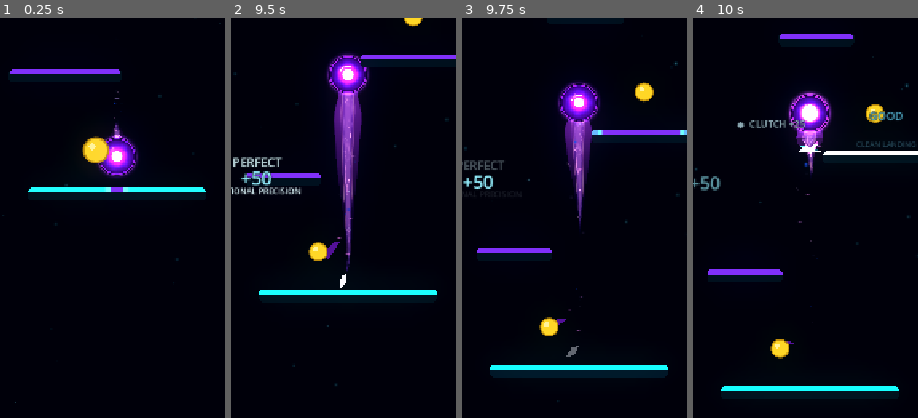
Above: before the commit, frames 1-4 (left to right).
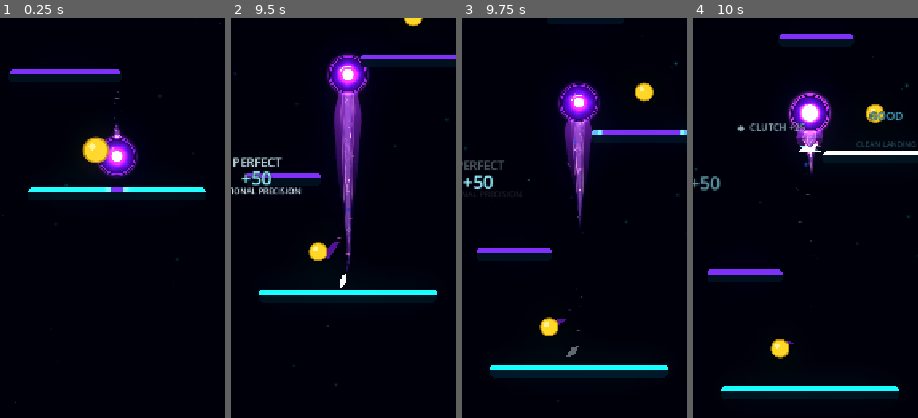
Above: after the commit, the same moments.

Repository: Kryodo/TowerJump
Game: Godot game, scene res://scenes/main.tscn
Two runs of this game, one before a commit and one after it. Both use one fixed random seed, a clock stepped at 60 frames per second and the inputs below.
Inputs (mouse positions are % of the whole screen's width and height, from its top left):
- Up to frame 1 (0.25 s): no input
- Up to frame 2 (9.5 s): move the mouse to (72, 45) at 0.52 s; hold Right (ui_right) 0.53-1.25 s; click (72, 45) at 0.67 s; drag from (30, 55) to (47, 31) at 1.27 s; click "Nochmal spielen" at 2 s; move the mouse to (60, 28) at 2.77 s; hold Right (ui_right) 2.78-3.5 s; click (60, 28) at 2.92 s; drag from (45, 70) to (29, 31) at 3.52 s; move the mouse to (80, 65) at 4.27 s; hold Left (ui_left) 4.28-5 s; click (80, 65) at 4.42 s; click "Nochmal spielen" at 5 s; drag from (20, 35) to (35, 25) at 5.77 s; move the mouse to (55, 50) at 6.52 s; hold Left (ui_left) 6.53-7.25 s; click (55, 50) at 6.67 s; drag from (35, 25) to (30, 55) at 7.27 s; move the mouse to (72, 45) at 8.02 s; hold Right (ui_right) 8.03-8.75 s; click (72, 45) at 8.17 s; click "Nochmal spielen" at 8.75 s
- Up to frame 3 (9.75 s): drag from (30, 55) to (65, 35) at 9.52 s
- Up to frame 4 (10 s): no input
The pictures show only the part of the screen within x 24-74%, y 36-86%; the shares and areas given below are measured in that part.

Frames 1-3 are identical in both runs. In frame 4, 0.5% of the frame differs, in the area x 19-50%, y 25-29%.

Commit message:
Add Combo and Streak visual escalation

Diff:
--- a/scripts/landing/landing_feedback_presenter.gd
+++ b/scripts/landing/landing_feedback_presenter.gd
@@ -16,11 +16,11 @@
 @export var orb_visual_path: NodePath = NodePath("../Ball/Visual")
 
 const REWARD_SIZE := Vector2(160.0, 66.0)
-const STATUS_SIZE := Vector2(150.0, 42.0)
+const STATUS_SIZE := Vector2(184.0, 52.0)
 const CLUTCH_SIZE := Vector2(144.0, 30.0)
 
 const GOOD_COLOR := Color(0.40, 0.86, 1.0, 1.0)
-const EPIC_COLOR := Color(0.72, 0.44, 1.0, 1.0)
+const EPIC_COLOR := Color(1.0, 0.16, 0.92, 1.0)
 const PERFECT_COLOR := Color(0.86, 0.98, 1.0, 1.0)
 const STREAK_COLOR := Color(1.0, 0.73, 0.30, 1.0)
 const SCORE_COLOR := Color(0.58, 0.94, 1.0, 1.0)
@@ -51,6 +51,9 @@
 var _status_screen_velocity: Vector2 = Vector2.ZERO
 var _orb_core_blend: float = 0.0
 var _orb_core_blend_target: float = 0.0
+var _orb_core_activation_flash: float = 0.0
+var _combo_visual_tier: int = -1
+var _streak_visual_tier: int = -1
 
 
 func _ready() -> void:
@@ -87,21 +90,20 @@
 	add_child(_status_root)
 
 	_combo_label = _make_label(
-		"ComboStatusLabel", Vector2(STATUS_SIZE.x, 20.0), 13, EPIC_COLOR, 4
-	)
-	_combo_label.position = Vector2(0.0, 12.0)
+		"ComboStatusLabel", Vector2(STATUS_SIZE.x, 24.0), 15, EPIC_COLOR, 4
+	)
+	_combo_label.position = Vector2(0.0, 13.0)
 	_combo_label.horizontal_alignment = HORIZONTAL_ALIGNMENT_CENTER
 	_combo_label.visible = false
 	_status_root.add_child(_combo_label)
 
 	_streak_label = _make_label(
-		"StreakStatusLabel", Vector2(STATUS_SIZE.x, 20.0), 13, STREAK_COLOR, 4
+		"StreakStatusLabel", Vector2(STATUS_SIZE.x, 24.0), 15, STREAK_COLOR, 4
 	)
 	_streak_label.position = Vector2.ZERO
 	_streak_label.horizontal_alignment = HORIZONTAL_ALIGNMENT_CENTER
 	_streak_label.visible = false
 	_status_root.add_child(_streak_label)
-
 
 func _make_label(
 	label_name: String,
@@ -357,7 +359,7 @@
 	var requested_x: float = outside_x if outside_fits else inside_x
 	var requested_y: float = edge_screen.y - _get_ball_radius() - CLUTCH_SIZE.y + 8.0
 	if reward_side != 0 and reward_side == int(landing_side):
-		requested_y = edge_screen.y + 5.0
+		requested_y = edge_screen.y + 12.0
 
 	var start := _fit_local_position(
 		Vector2(requested_x, requested_y),
@@ -371,9 +373,9 @@
 		17,
 		CLUTCH_SIZE,
 		start,
-		0.66,
+		0.74,
 		clutch_drift_direction * 22.0,
-		-12.0,
+		28.0,
 		0.008,
 		38,
 		0.0
@@ -522,12 +524,18 @@
 	var previous_chain_count: int = int(_last_state.get("chain_count", 0))
 	var previous_combo_active: bool = bool(_last_state.get("combo_active", false))
 	var previous_streak_active: bool = bool(_last_state.get("streak_active", false))
+	var previous_combo_tier: int = _combo_visual_tier
+	var previous_streak_tier: int = _streak_visual_tier
 	_last_state = state.duplicate(true)
 
 	var chain_count: int = int(state.get("chain_count", 0))
 	var quality: String = str(state.get("quality", "GOOD"))
 	var combo_active: bool = bool(state.get("combo_active", false))
 	var streak_active: bool = bool(state.get("streak_active", false))
+	var combo_just_activated: bool = combo_active and not previous_combo_active
+	var streak_just_activated: bool = streak_active and not previous_streak_active
+	if combo_just_activated:
+		_orb_core_activation_flash = 1.0
 	_update_orb_chain_feedback(chain_count, quality, combo_active)
 
 	if chain_count <= 0 or (not combo_active and not streak_active):
@@ -537,6 +545,8 @@
 		_status_root.modulate.a = 1.0
 		_status_position_initialized = false
 		_status_screen_velocity = Vector2.ZERO
+		_combo_visual_tier = -1
+		_streak_visual_tier = -1
 		return
 
 	var multiplier: float = float(state.get("multiplier", 1.0))
@@ -550,36 +560,161 @@
 		_last_ball_screen_position = _get_ball_screen_position()
 	_status_root.visible = true
 
+	var combo_tier_up: bool = false
+	var streak_tier_up: bool = false
+	var combo_tier: int = -1
+	var streak_tier: int = -1
+	var streak_activation_count: int = int(state.get("streak_activation_landings", 10))
+
 	if combo_active:
-		# Keep the current chain's quality accent for the Combo entry and idle tag.
+		var combo_intensity: float = _get_combo_visual_intensity(multiplier, quality)
+		combo_tier = _get_visual_tier(combo_intensity)
+		combo_tier_up = previous_combo_active and combo_tier > previous_combo_tier
+		_apply_indicator_intensity(_combo_label, combo_intensity)
+		var combo_color: Color = quality_color.lerp(Color.WHITE, combo_intensity * 0.10)
 		_set_indicator(
 			_combo_label,
 			"✦  COMBO  ×%.2f" % multiplier,
-			quality_color,
-			not previous_combo_active
+			combo_color,
+			combo_just_activated
 		)
+		if combo_just_activated:
+			_spawn_indicator_sparks(quality_color, true)
 	else:
 		_hide_indicator(_combo_label)
+		_combo_visual_tier = -1
 
 	if streak_active:
-		# Streak takes the primary line; the Combo multiplier remains below.
+		var streak_intensity: float = _get_streak_visual_intensity(
+			chain_count,
+			streak_activation_count
+		)
+		streak_tier = _get_visual_tier(streak_intensity)
+		streak_tier_up = previous_streak_active and streak_tier > previous_streak_tier
 		_streak_label.position = Vector2(0.0, 0.0)
-		_combo_label.position = Vector2(0.0, 20.0)
+		_combo_label.position = Vector2(0.0, 25.0)
+		_apply_indicator_intensity(_streak_label, streak_intensity)
+		var streak_color: Color = STREAK_COLOR.lerp(Color.WHITE, streak_intensity * 0.08)
 		_set_indicator(
 			_streak_label,
 			"▲  STREAK  %02d" % chain_count,
-			STREAK_COLOR,
-			not previous_streak_active
+			streak_color,
+			streak_just_activated
 		)
+		if streak_just_activated:
+			_spawn_indicator_sparks(STREAK_COLOR, true)
+		elif streak_tier_up:
+			_animate_indicator_level_up(_streak_label, STREAK_COLOR, streak_tier)
 	else:
-		_combo_label.position = Vector2(0.0, 12.0)
+		_combo_label.position = Vector2(0.0, 13.0)
 		_streak_label.position = Vector2.ZERO
 		_hide_indicator(_streak_label)
-
-	if (combo_active and not previous_combo_active) or (streak_active and not previous_streak_active):
+		_streak_visual_tier = -1
+
+	if combo_active:
+		_combo_visual_tier = combo_tier
+	if streak_active:
+		_streak_visual_tier = streak_tier
+
+	if combo_just_activated or streak_just_activated:
+		_state_pop_timer = 0.62
+	elif combo_tier_up or streak_tier_up:
 		_state_pop_timer = 0.34
 	elif previous_chain_count != chain_count:
 		_state_pop_timer = 0.24
+
+	if combo_tier_up and not streak_tier_up:
+		_animate_indicator_level_up(_combo_label, quality_color, combo_tier)
+
+
+func _get_combo_visual_intensity(multiplier: float, quality: String) -> float:
+	var start_multiplier: float = 1.15
+	var cap_multiplier: float = 2.0
+	match quality:
+		"EPIC":
+			start_multiplier = 1.35
+			cap_multiplier = 3.25
+		"PERFECT":
+			start_multiplier = 1.65
+			cap_multiplier = 4.0
+	return clampf(
+		(multiplier - start_multiplier) / maxf(cap_multiplier - start_multiplier, 0.01),
+		0.0,
+		1.0
+	)
+
+
+func _get_streak_visual_intensity(chain_count: int, activation_count: int) -> float:
+	var growth_span: float = maxf(float(activation_count) * 1.2, 4.0)
+	return clampf(float(chain_count - activation_count) / growth_span, 0.0, 1.0)
+
+
+func _get_visual_tier(intensity: float) -> int:
+	return clampi(int(floor(clampf(intensity, 0.0, 1.0) * 4.0)), 0, 3)
+
+
+func _apply_indicator_intensity(label: Label, intensity: float) -> void:
+	if label == null:
+		return
+	label.set_meta("feedback_intensity", clampf(intensity, 0.0, 1.0))
+	label.add_theme_font_size_override("font_size", 15 + roundi(intensity * 5.0))
+	label.add_theme_constant_override("outline_size", 4 + roundi(intensity * 2.0))
+	label.add_theme_constant_override("shadow_outline_size", 3 + roundi(intensity * 2.0))
+
+
+func _set_indicator_font_size(value: float, label: Label) -> void:
+	if not is_instance_valid(label):
+		return
+	label.add_theme_font_size_override("font_size", maxi(roundi(value), 15))
+
+
+func _animate_indicator_level_up(label: Label, color: Color, tier: int) -> void:
+	if label == null or not is_instance_valid(label):
+		return
+	label.modulate.a = 1.0
+	label.scale = Vector2.ONE * (1.0 + float(tier) * 0.018)
+	var peak_scale: float = 1.10 + float(tier) * 0.035
+	var tween := create_tween()
+	tween.tween_property(label, "scale", Vector2.ONE * peak_scale, 0.075).set_trans(Tween.TRANS_BACK).set_ease(Tween.EASE_OUT)
+	tween.tween_property(label, "scale", Vector2.ONE, 0.17).set_trans(Tween.TRANS_CUBIC).set_ease(Tween.EASE_OUT)
+	_spawn_indicator_sparks(color, false)
+
+
+func _spawn_indicator_sparks(color: Color, strong: bool) -> void:
+	if _status_root == null or not is_instance_valid(_status_root):
+		return
+	var spark_count: int = 4 if strong else 2
+	for i in range(spark_count):
+		var side: int = -1 if i % 2 == 0 else 1
+		var spark := ColorRect.new()
+		spark.name = "IndicatorSpark"
+		spark.mouse_filter = Control.MOUSE_FILTER_IGNORE
+		spark.size = Vector2(9.0 if strong else 7.0, 2.0)
+		spark.pivot_offset = spark.size * 0.5
+		var start_x: float = 5.0 if side < 0 else STATUS_SIZE.x - 14.0
+		var start_y: float = randf_range(9.0, STATUS_SIZE.y - 9.0)
+		spark.position = Vector2(start_x, start_y)
+		spark.rotation = randf_range(-0.42, 0.42) * float(side)
+		spark.color = color.lerp(Color.WHITE, 0.34 if strong else 0.22)
+		spark.modulate.a = 0.0
+		spark.z_index = 2
+		_status_root.add_child(spark)
+
+		var target_position: Vector2 = spark.position + Vector2(
+			float(side) * randf_range(7.0, 13.0),
+			randf_range(-6.0, 6.0)
+		)
+		var tween := create_tween()
+		tween.set_parallel(true)
+		tween.tween_property(spark, "modulate:a", 0.88 if strong else 0.68, 0.055)
+		tween.tween_property(spark, "scale", Vector2(1.35 if strong else 1.15, 1.0), 0.10).set_trans(Tween.TRANS_BACK).set_ease(Tween.EASE_OUT)
+		tween.tween_property(spark, "position", target_position, 0.22).set_trans(Tween.TRANS_CUBIC).set_ease(Tween.EASE_OUT)
+		tween.tween_property(spark, "rotation", spark.rotation + float(side) * 0.26, 0.22)
+		tween.chain().tween_property(spark, "modulate:a", 0.0, 0.12)
+		tween.tween_callback(func() -> void:
+			if is_instance_valid(spark):
+				spark.queue_free()
+		)
 
 func _update_orb_chain_feedback(chain_count: int, quality: String, combo_active: bool) -> void:
 	if _orb_visual == null or not is_instance_valid(_orb_visual):
@@ -616,7 +751,9 @@
 		return
 	var weight: float = 1.0 - exp(-8.0 * delta)
 	_orb_core_blend = lerpf(_orb_core_blend, _orb_core_blend_target, weight)
+	_orb_core_activation_flash *= exp(-4.2 * delta)
 	material.set_shader_parameter("combo_core_blend", _orb_core_blend)
+	material.set_shader_parameter("combo_activation_flash", _orb_core_activation_flash)
 
 func _set_indicator(label: Label, text_value: String, color: Color, animate: bool) -> void:
 	if label == null:
@@ -627,10 +764,13 @@
 	var text_changed: bool = label.text != text_value
 	label.text = text_value
 	label.add_theme_color_override("font_color", color)
+	var feedback_intensity: float = clampf(float(label.get_meta("feedback_intensity", 0.0)), 0.0, 1.0)
 	label.add_theme_color_override(
 		"font_shadow_color",
-		Color(color.r, color.g, color.b, 0.38)
-	)
+		Color(color.r, color.g, color.b, lerpf(0.38, 0.74, feedback_intensity))
+	)
+	label.add_theme_constant_override("outline_size", 4 + roundi(feedback_intensity * 2.0))
+	label.add_theme_constant_override("shadow_outline_size", 3 + roundi(feedback_intensity * 2.0))
 	if not was_visible:
 		animate = true
 
@@ -648,16 +788,25 @@
 		label.scale = Vector2.ONE
 		return
 
+	var target_font_size: int = maxi(label.get_theme_font_size("font_size"), 15)
+	label.add_theme_font_size_override("font_size", target_font_size + 3)
 	label.modulate = Color(1.0, 1.0, 1.0, 0.0)
-	label.scale = Vector2.ONE * 0.72
-
-	var peak_scale: float = 1.17 if label == _combo_label else 1.13
+	label.scale = Vector2.ONE * 0.60
+
+	var peak_scale: float = 1.42 if label == _combo_label else 1.34
 	var tween := create_tween()
 	tween.set_parallel(true)
-	tween.tween_property(label, "modulate:a", 1.0, 0.11)
-	tween.tween_property(label, "scale", Vector2.ONE * peak_scale, 0.19).set_trans(Tween.TRANS_BACK).set_ease(Tween.EASE_OUT)
+	tween.tween_property(label, "modulate:a", 1.0, 0.08)
+	tween.tween_property(label, "scale", Vector2.ONE * peak_scale, 0.20).set_trans(Tween.TRANS_BACK).set_ease(Tween.EASE_OUT)
+	var font_tweener = tween.tween_method(
+		Callable(self, "_set_indicator_font_size").bind(label),
+		float(target_font_size + 3),
+		float(target_font_size),
+		0.26
+	)
+	font_tweener.set_trans(Tween.TRANS_CUBIC).set_ease(Tween.EASE_OUT)
 	tween.set_parallel(false)
-	tween.tween_property(label, "scale", Vector2.ONE, 0.14).set_trans(Tween.TRANS_CUBIC).set_ease(Tween.EASE_OUT)
+	tween.tween_property(label, "scale", Vector2.ONE, 0.16).set_trans(Tween.TRANS_CUBIC).set_ease(Tween.EASE_OUT)
 
 
 func _hide_indicator(label: Label) -> void:
